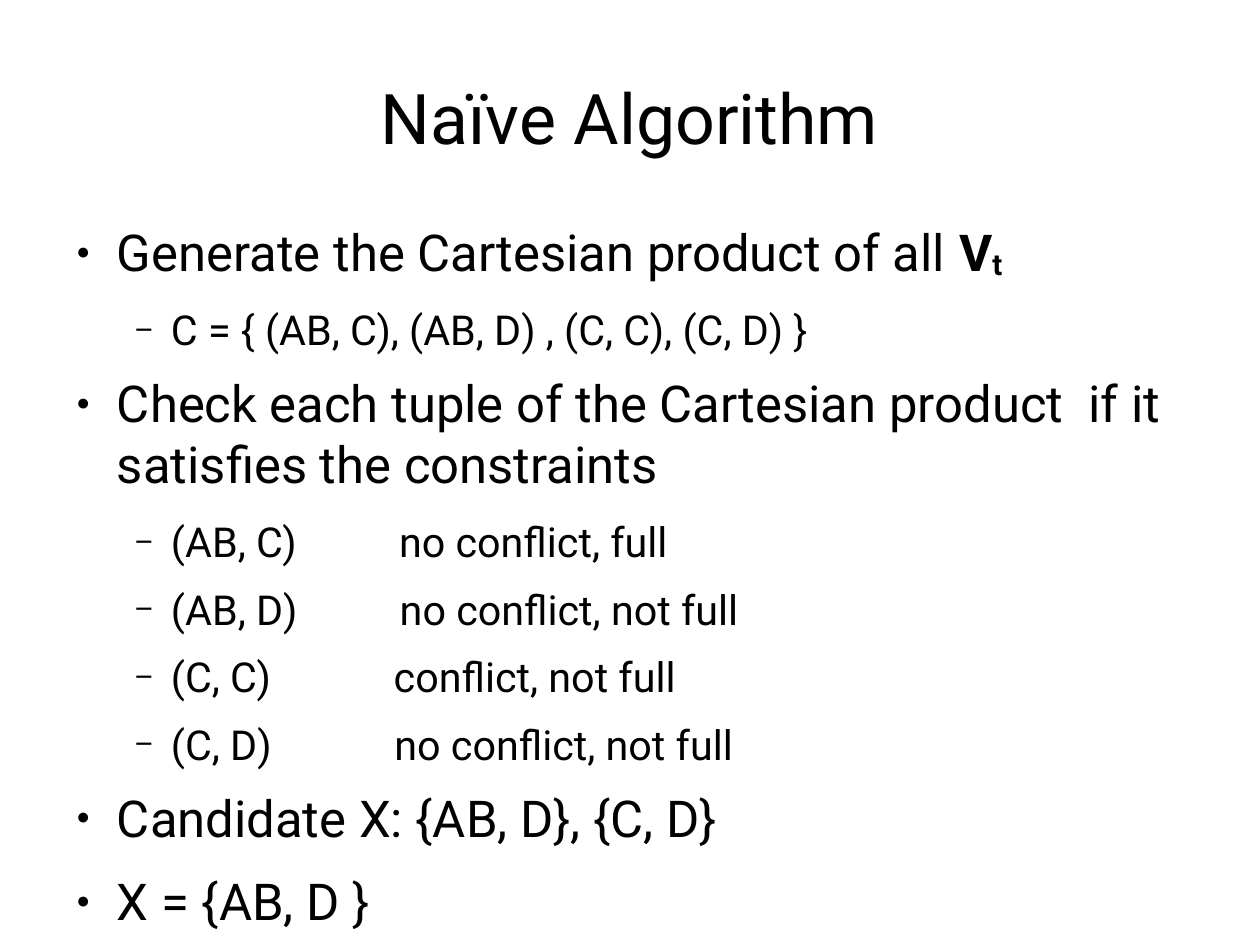
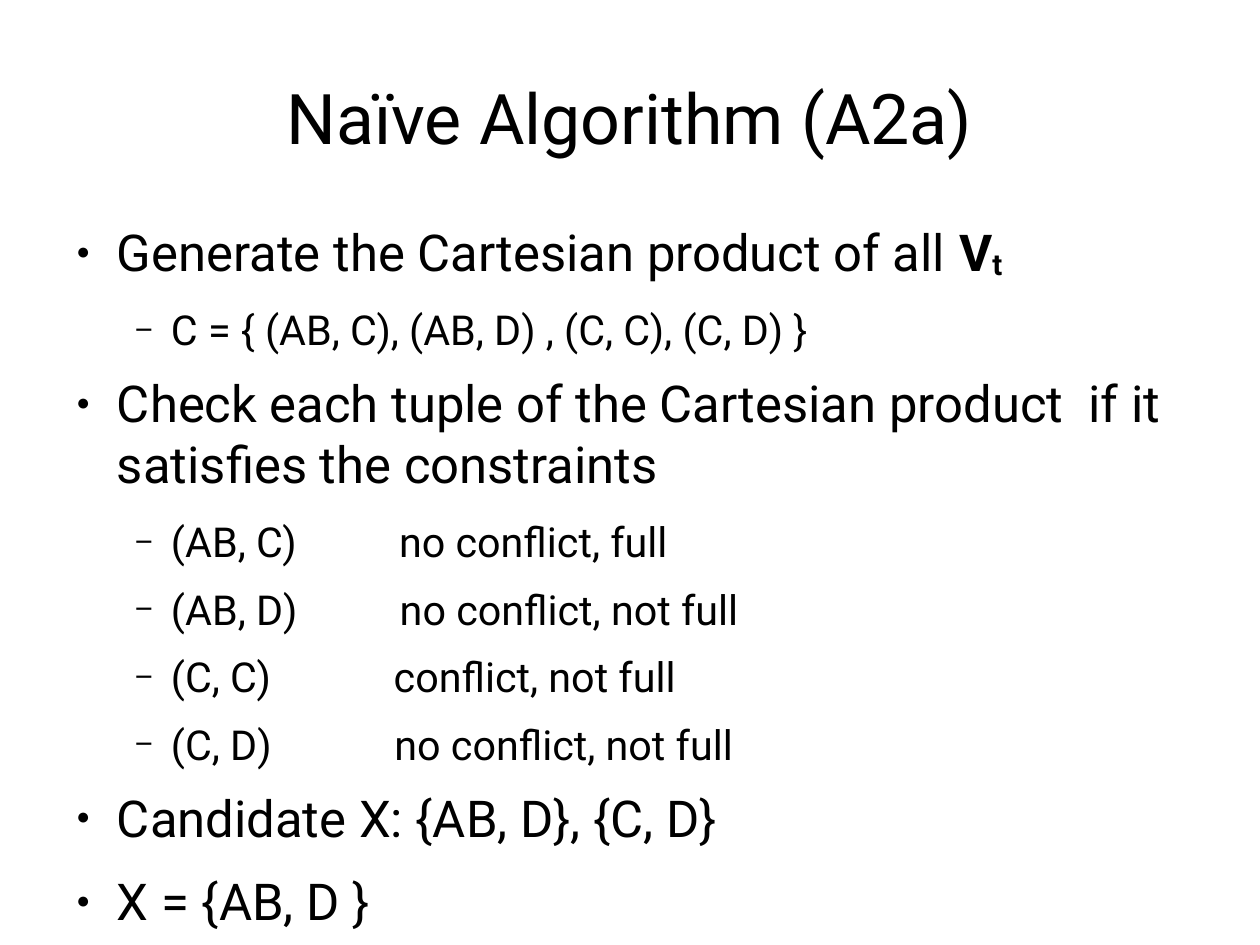
Before and after one commit to jachermocilla/jach-homepage, a slide deck: slide 20 of seminar-2008.odp. Drawn at 1260x945 pixels with LibreOffice and Linux fonts; fonts in the diff are those of the drawing. Boxes give left, top, right and bottom in pixels: in the first picture for what was removed or moved away, otherwise in the second. Text is boxed around its words. In the diff, an @@ line names an element or a change of style, - is before the commit and + after.

```diff
--- a/seminar-2008.odp
+++ b/seminar-2008.odp
@@ title at box(287, 88, 972, 160): text changed @@
-Naïve Algorithm
+Naïve Algorithm (A2a)
```
Also in this commit, not shown: 4 other slides changed, 1 slide added.
